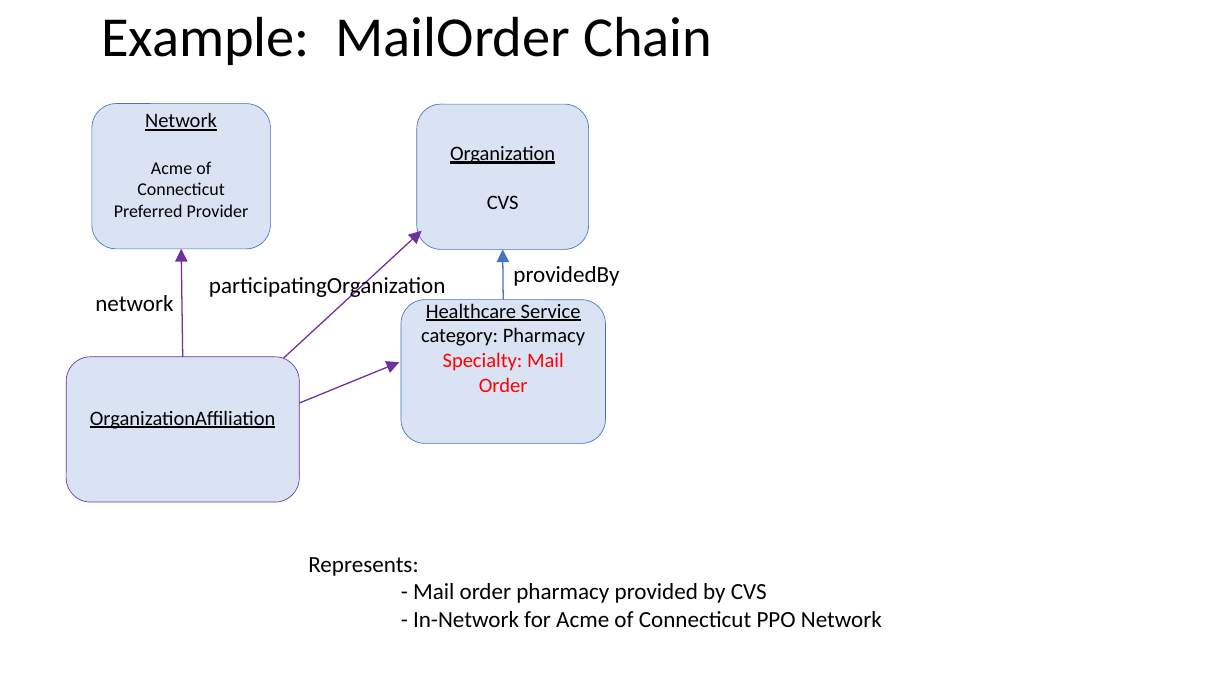
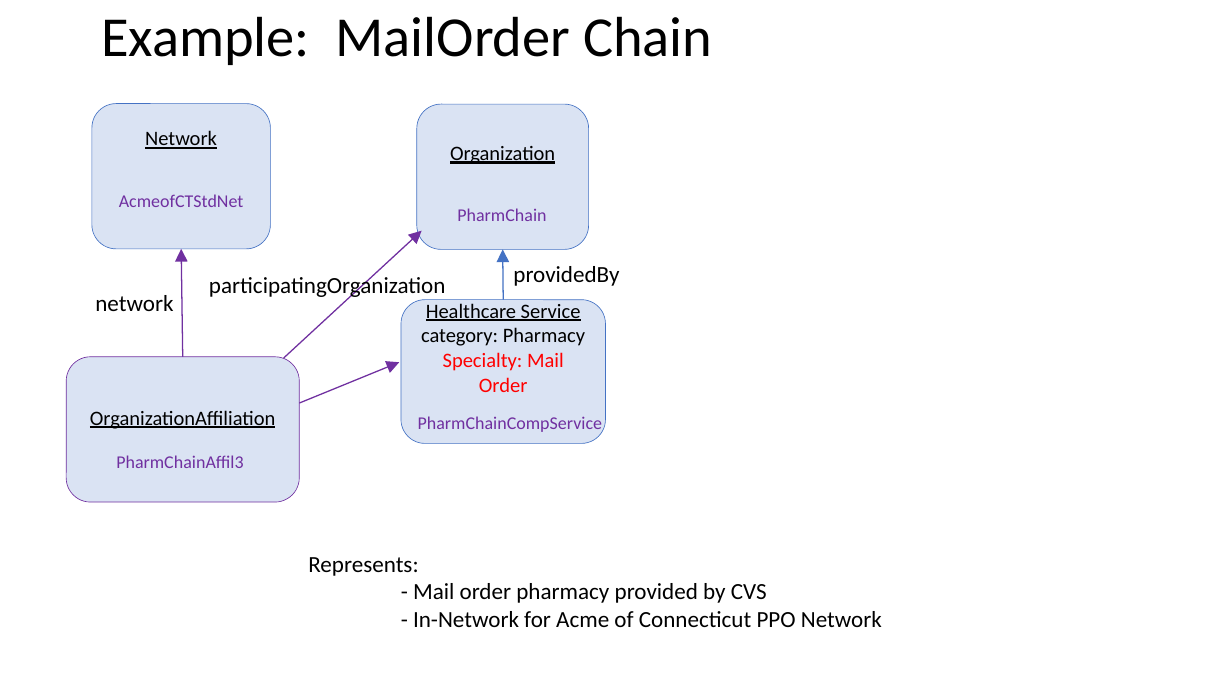
Before and after one commit to HL7/davinci-pdex-plan-net, a slide deck: slide 9 of fsh/ig-data/input/images/patterns.pptx (slide 8 before the commit). Drawn at 1232x693 pixels with LibreOffice and Linux fonts; fonts in the diff are those of the drawing. Boxes give left, top, right and bottom in pixels: in the first picture for what was removed or moved away, otherwise in the second. Text is boxed around its words. In the diff, an @@ line names an element or a change of style, - is before the commit and + after.

Commit message:
changed the names of the instances and aligned the pattern.pptx with the examples

```diff
--- a/fsh/ig-data/input/images/patterns.pptx
+++ b/fsh/ig-data/input/images/patterns.pptx
@@ text in rounded rectangle at [450, 146, 555, 164]: text changed @@
-Organization
-CVS
+Organization
@@ text in rounded rectangle at [114, 161, 249, 217]: paragraph removed @@
-Acme of Connecticut Preferred Provider
@@ text added at [119, 194, 244, 207], 14 pt, text #7030A0 @@
+AcmeofCTStdNet
@@ text added at [457, 208, 546, 221], 14 pt, text #7030A0 @@
+PharmChain
@@ text added at [418, 416, 603, 434], 14 pt, text #7030A0 @@
+PharmChainCompService
@@ text added at [116, 455, 243, 468], 14 pt, text #7030A0 @@
+PharmChainAffil3
```
Also in this commit, not shown: 13 other slides changed, 1 slide added, 7 other files.
